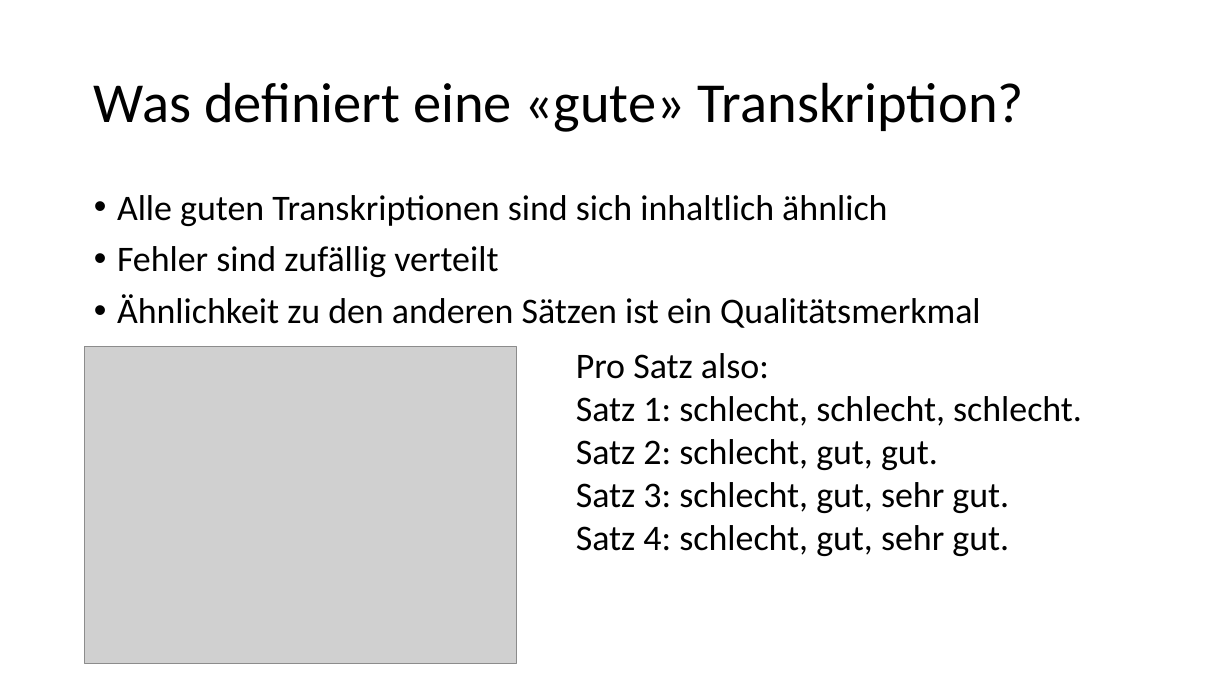
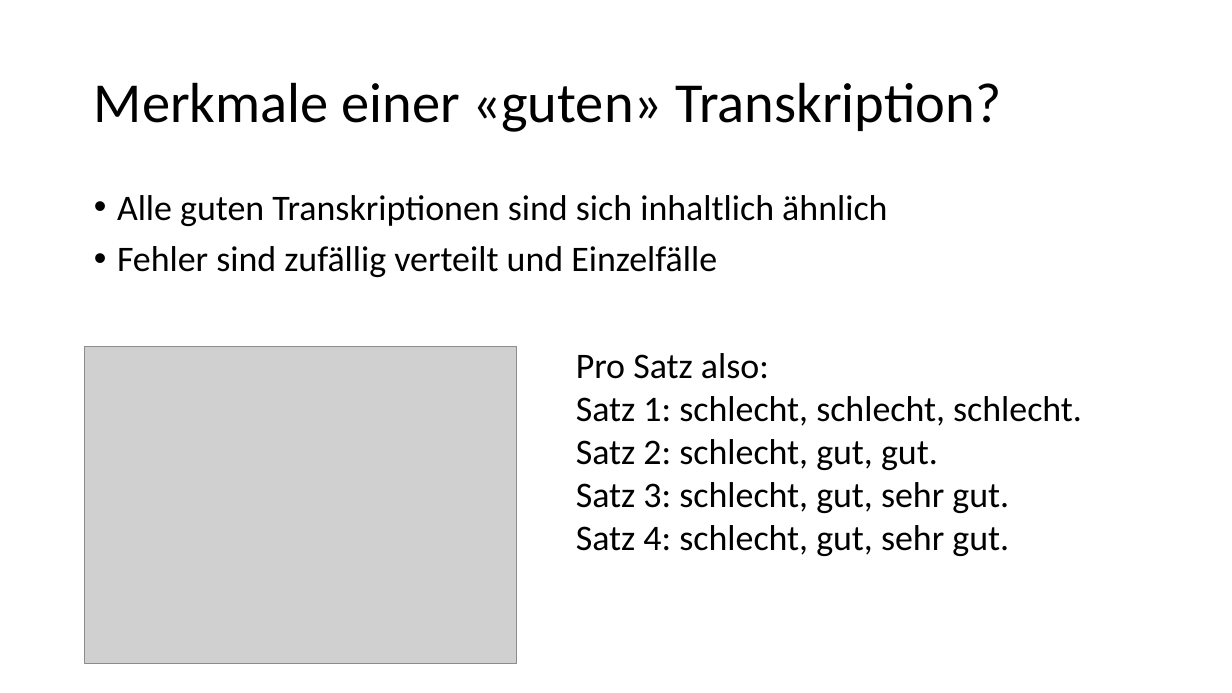
Before and after one commit to 837/ip5-nlp-ch, a slide deck: slide 12 of doc/IP5_Presentation.pptx (slide 13 before the commit). Drawn at 1232x693 pixels with LibreOffice and Linux fonts; fonts in the diff are those of the drawing; grey boxes stand for pictures. Boxes give left, top, right and bottom in pixels: in the first picture for what was removed or moved away, otherwise in the second. Text is boxed around its words. In the diff, an @@ line names an element or a change of style, - is before the commit and + after.

```diff
--- a/doc/IP5_Presentation.pptx
+++ b/doc/IP5_Presentation.pptx
@@ title at [94,82,1001,132]: text changed @@
-Was definiert eine «gute» Transkription?
+Merkmale einer «guten» Transkription?
@@ text at [117,246,717,277]: text changed @@
-• Fehler sind zufällig verteilt
-• Ähnlichkeit zu den anderen Sätzen ist ein Qualitätsmerkmal
+• Fehler sind zufällig verteilt und Einzelfälle
```
Also in this commit, not shown: 1 other slide changed, 3 slides added, 1 slide removed.
